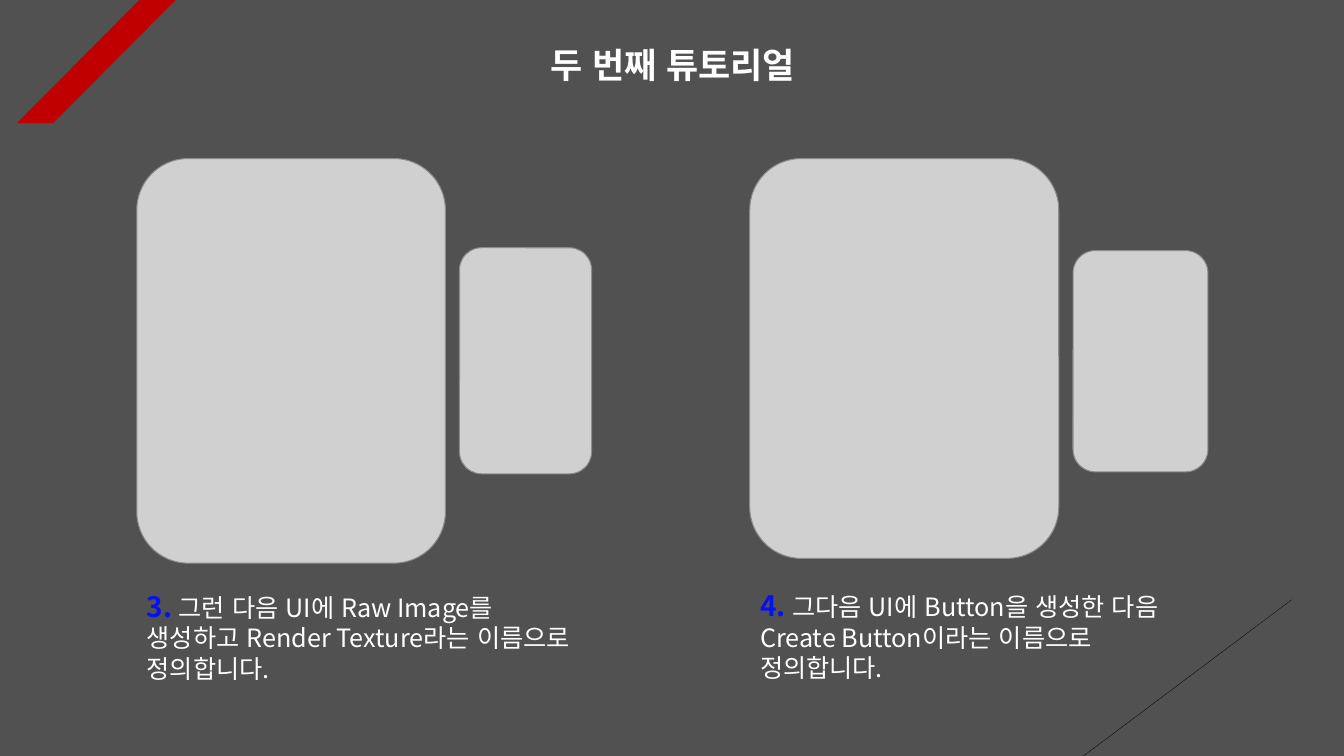
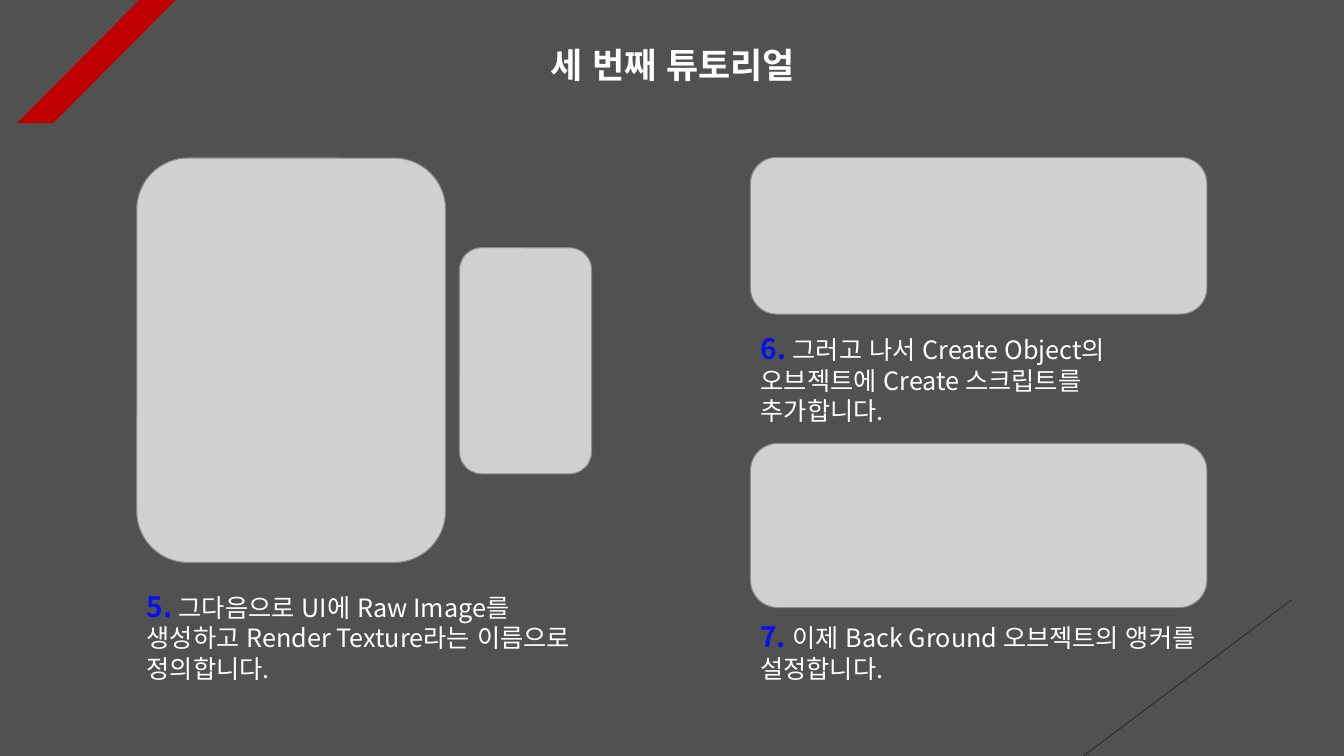
Before and after one commit to Unity2033/3D-UnityEngine, a slide deck: slide 3 of Assets/Instantiate & Destroy/PPT Data/Instatiate and Destroy Example.pptx (slide 2 before the commit). Drawn at 1344x756 pixels with LibreOffice and Linux fonts; fonts in the diff are those of the drawing; grey boxes stand for pictures. Boxes give left, top, right and bottom in pixels: in the first picture for what was removed or moved away, otherwise in the second. Text is boxed around its words. In the diff, an @@ line names an element or a change of style, - is before the commit and + after.

```diff
--- a/Assets/Instantiate & Destroy/PPT Data/Instatiate and Destroy Example.pptx
+++ b/Assets/Instantiate & Destroy/PPT Data/Instatiate and Destroy Example.pptx
@@ text at [550,48,795,81]: text changed @@
-두 번째 튜토리얼
+세 번째 튜토리얼
@@ picture: place and size @@
-picture at [750,158,1060,559]
+picture at [751,157,1208,314]
@@ picture removed at [1074,251,1209,473] @@
@@ text added at [761,338,1104,422], 18 pt, text #FFFFFF @@
+6. 그러고 나서 Create Object의 오브젝트에 Create 스크립트를 추가합니다.
@@ picture added at [751,444,1208,608] @@
@@ text at [147,596,570,680]: text changed @@
-3. 그런 다음 UI에 Raw Image를 생성하고 Render Texture라는 이름으로 정의합니다.
+5. 그다음으로 UI에 Raw Image를 생성하고 Render Texture라는 이름으로 정의합니다.
@@ text at [760,626,1196,680]: text changed @@
-4. 그다음 UI에 Button을 생성한 다음 Create Button이라는 이름으로 정의합니다.
+7. 이제 Back Ground 오브젝트의 앵커를 설정합니다.
```
Also in this commit, not shown: 8 other slides changed, 1 slide added, 3 slides removed, 14 other files.
